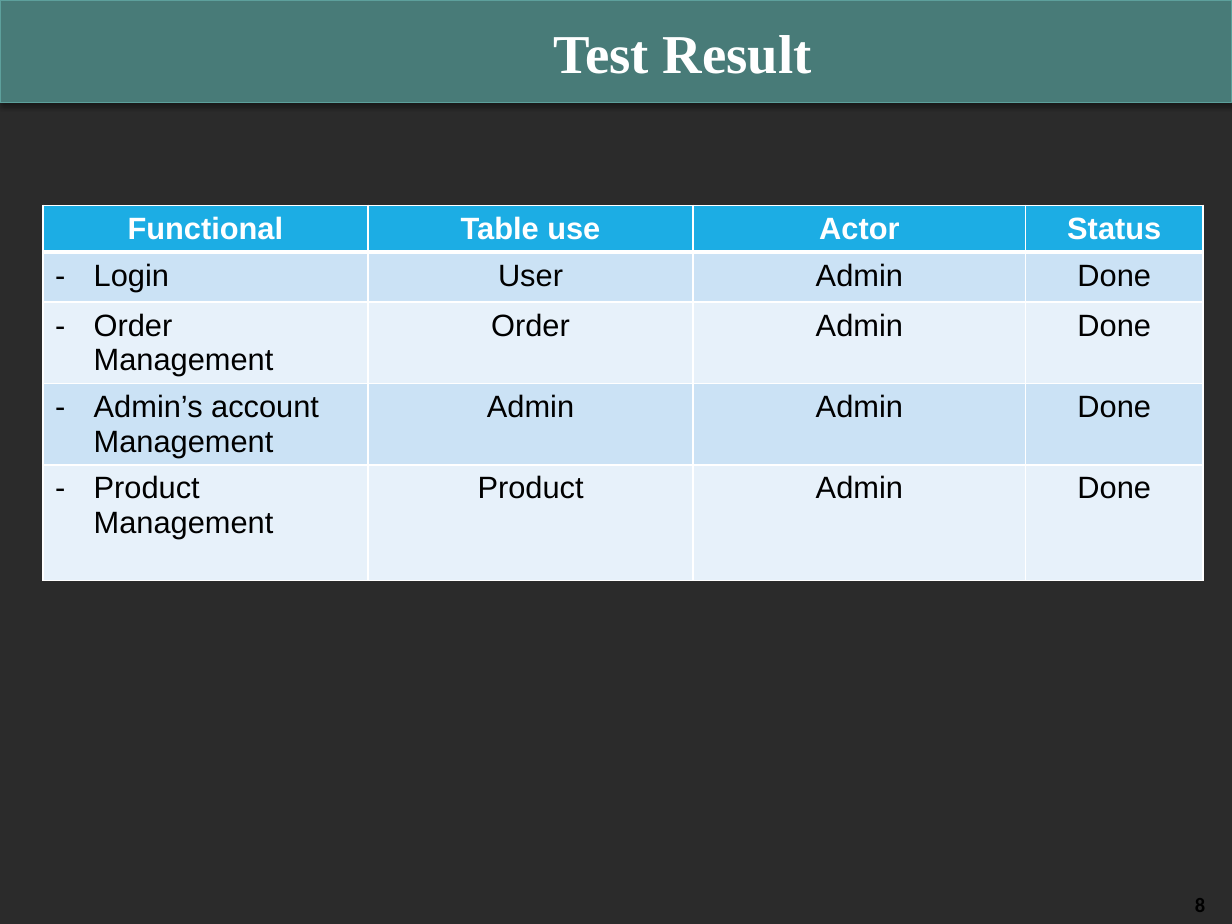
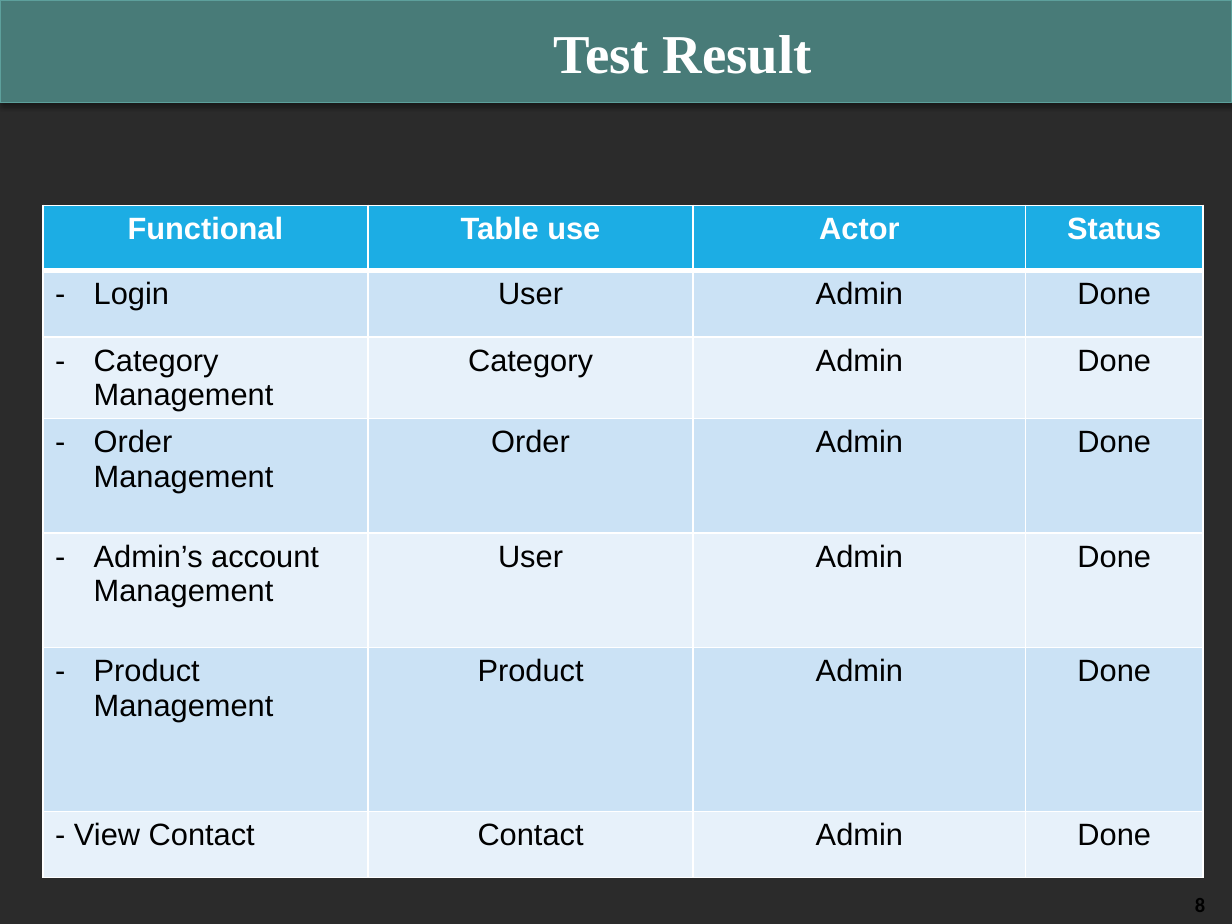
Before and after one commit to nguyendihnam/Group4, a slide deck: slide 8 of Documentations/03. Presentation/The Coffee & Cake_Group4.pptx. Drawn at 1232x924 pixels with LibreOffice and Linux fonts; fonts in the diff are those of the drawing; background and template pictures are left out; a plain dark background stands for a picture behind light text. Boxes give left, top, right and bottom in pixels: in the first picture for what was removed or moved away, otherwise in the second. Text is boxed around its words. In the diff, an @@ line names an element or a change of style, - is before the commit and + after.

```diff
--- a/Documentations/03. Presentation/The Coffee & Cake_Group4.pptx
+++ b/Documentations/03. Presentation/The Coffee & Cake_Group4.pptx
@@ table at (43,206,1204,883) @@
+row 3: Category Management | Category | Admin | Done
-row 5, column 2: Admin
+row 5, column 2: User
+row 7: - View Contact | Contact | Admin | Done
```
Also in this commit, not shown: 3 other slides changed.
